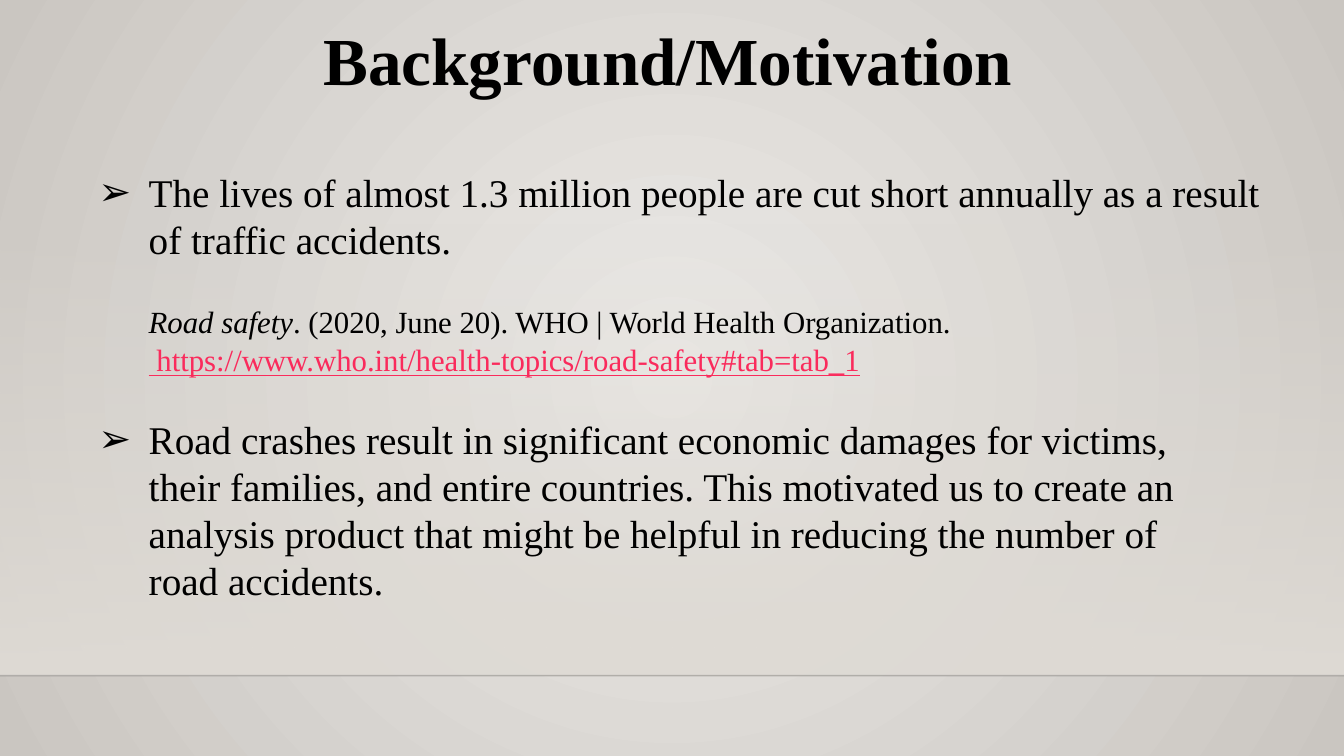
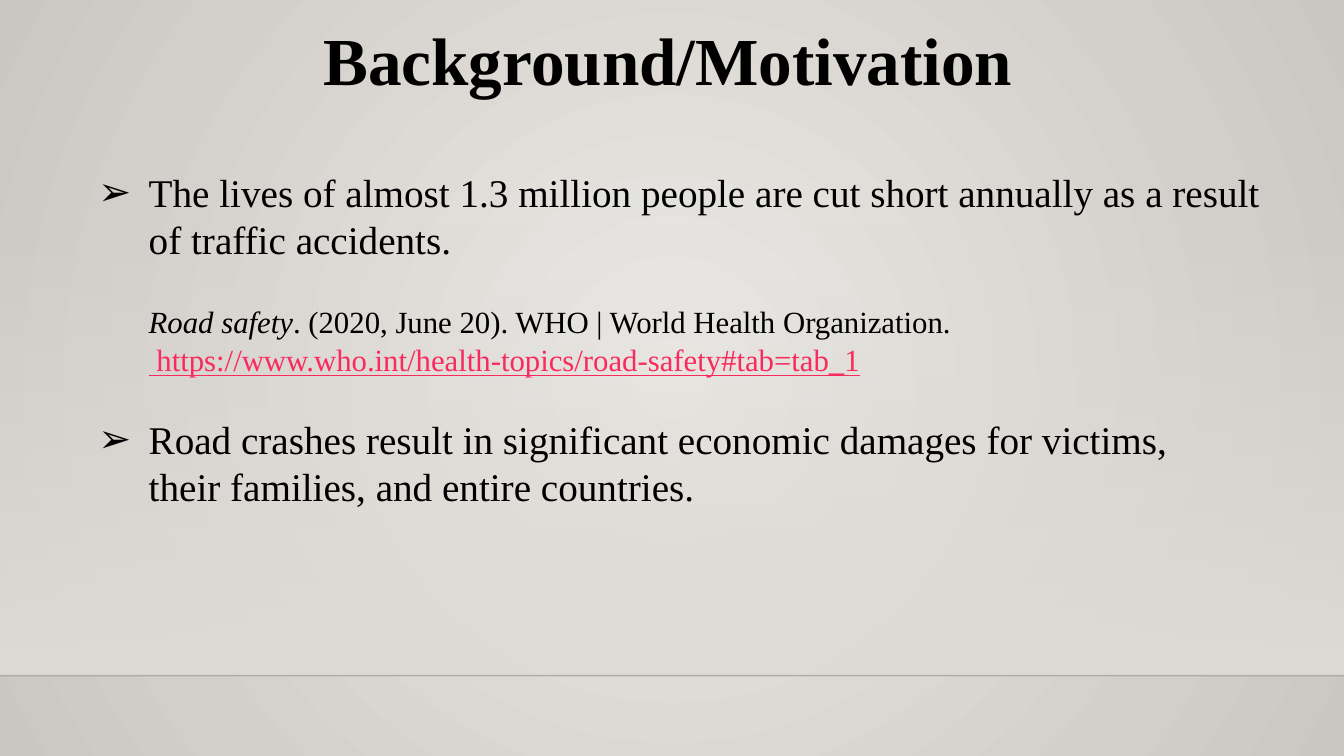
Before and after one commit to rajgabani/DAB-103-006-001, a slide deck: slide 7 of Project.pptx. Drawn at 1344x756 pixels with LibreOffice and Linux fonts; fonts in the diff are those of the drawing; background and template pictures are left out. Boxes give left, top, right and bottom in pixels: in the first picture for what was removed or moved away, otherwise in the second. Text is boxed around its words. In the diff, an @@ line names an element or a change of style, - is before the commit and + after.

```diff
--- a/Project.pptx
+++ b/Project.pptx
@@ text at box(149, 426, 1167, 507): text changed @@
-➢ Road crashes result in significant economic damages for victims, their families, and entire countries. This motivated us to create an analysis product that might be helpful in reducing the number of road accidents.
+➢ Road crashes result in significant economic damages for victims, their families, and entire countries.
```
Also in this commit, not shown: 18 other slides changed, 4 slides added, 38 slides removed, 2 other files.
